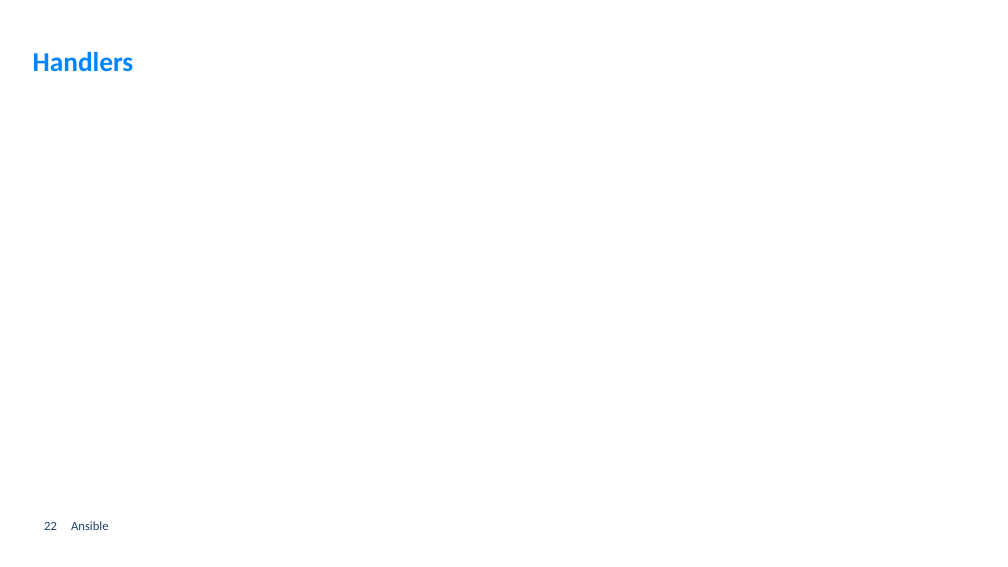
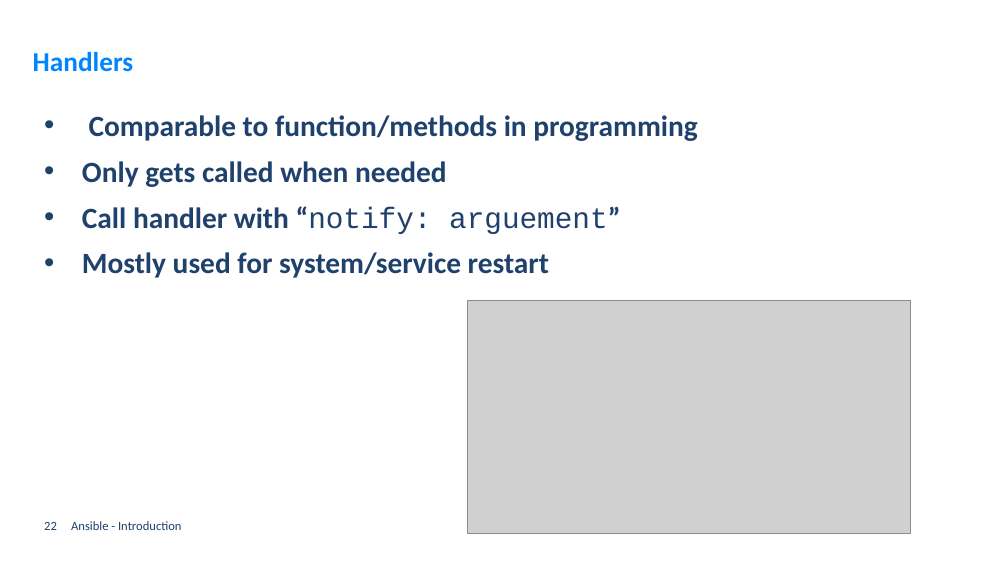
Before and after one commit to GerritVanMol/Ansible_Introduction-21_22, a slide deck: slide 22 of Documents/Ansible_BasicsAndHowToGetStarted.pptx. Drawn at 1008x567 pixels with LibreOffice and Linux fonts; fonts in the diff are those of the drawing; grey boxes stand for pictures; background and template pictures are left out. Boxes give left, top, right and bottom in pixels: in the first picture for what was removed or moved away, otherwise in the second. Text is boxed around its words. In the diff, an @@ line names an element or a change of style, - is before the commit and + after.

```diff
--- a/Documents/Ansible_BasicsAndHowToGetStarted.pptx
+++ b/Documents/Ansible_BasicsAndHowToGetStarted.pptx
@@ text added at (82, 115, 697, 278), 28 pt, text #1F416B, bold @@
+• Comparable to function/methods in programming
+• Only gets called when needed
+• Call handler with “notify: arguement”
+• Mostly used for system/service restart
@@ picture added at (467, 301, 910, 533) @@
@@ text at (71, 521, 181, 530): text changed @@
-Ansible
+Ansible - Introduction
```
Also in this commit, not shown: 27 other slides changed, 1 other file.
